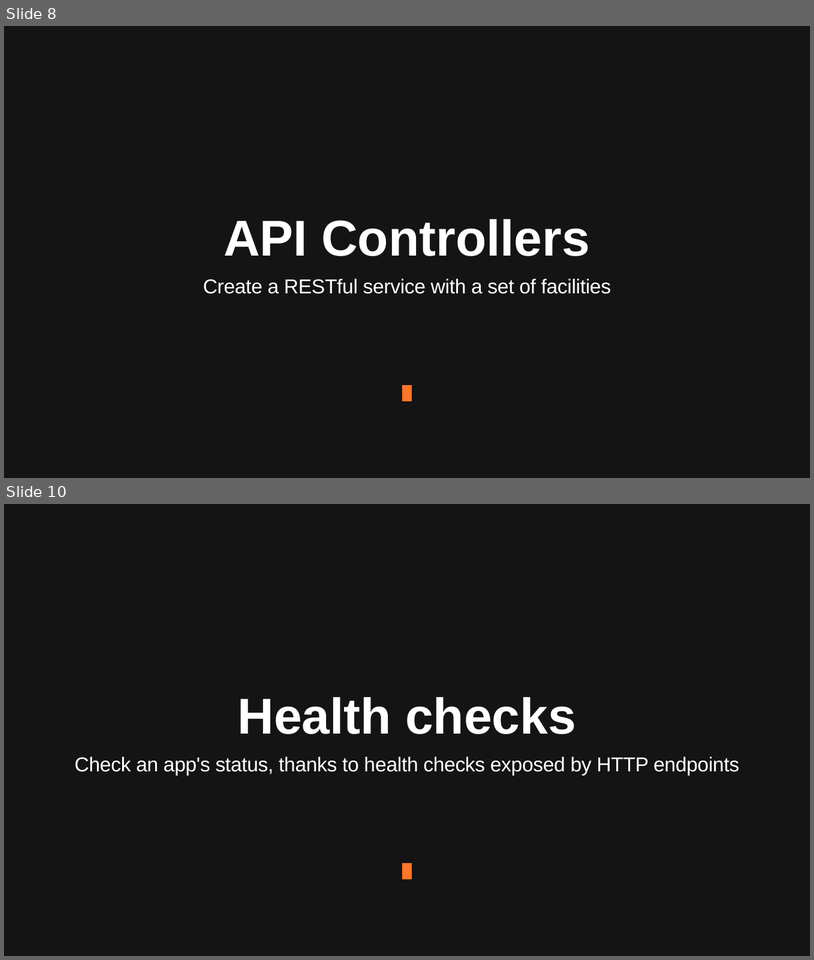
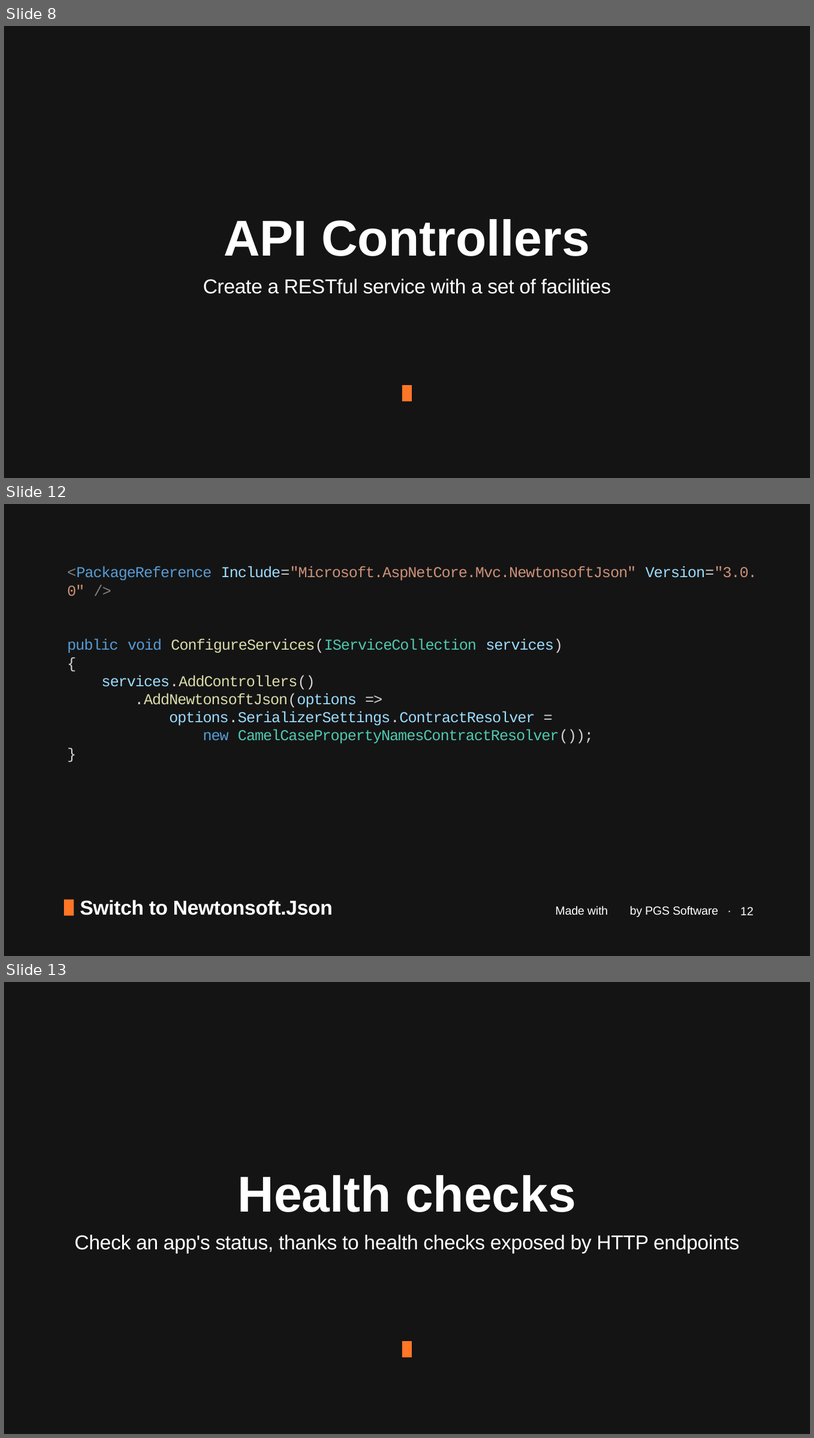
Before and after one commit to januszmarcinik/.NET-getting-started, a slide deck: PGS SharpDev.pptx. Shown one above the other, each under a label of ours: slides 8 and 10 before the commit, slides 8, 12 and 13 after it; the slides between them are not shown. The pictures are 814x960 and 814x1438 pixels, drawn with LibreOffice and Linux fonts; fonts in the diff are those of the drawing; background and template pictures are left out. Boxes give left, top, right and bottom in pixels: in the first picture for what was removed or moved away, otherwise in the second. Text is boxed around its words. In the diff, an @@ line names an element or a change of style, - is before the commit and + after.

Commit message:
Added controllers configuration in PPTX

```diff
--- a/PGS SharpDev.pptx
+++ b/PGS SharpDev.pptx
@@ slide 12 added at (4,504,810,956), background #141414 @@
@@ text added at (67,566,758,744), 36 pt, text #9CDCFE @@
+<PackageReference Include="Microsoft.AspNetCore.Mvc.NewtonsoftJson" Version="3.0.0" />
+public void ConfigureServices(IServiceCollection services)
+{
+services.AddControllers()
+.AddNewtonsoftJson(options =>
+options.SerializerSettings.ContractResolver =
+new CamelCasePropertyNamesContractResolver());
+}
@@ rectangle added at (64,900,74,916), fill #FF7626 @@
@@ text added at (80,900,333,916), 48 pt, text #FFFFFF, bold @@
+Switch to Newtonsoft.Json
@@ text added at (555,906,719,917), 28 pt, text #FFFFFF @@
+Made with by PGS Software ·
@@ page number added at (741,907,754,916), 28 pt, text #FFFFFF @@
+12
@@ what was slide 10 is now slide 13 @@
```
Also in this commit, not shown: 1 slide changed, 3 other slides added, 1 slide removed.
